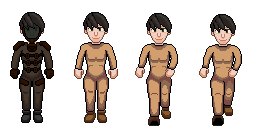
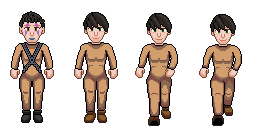
The second (256, 128) image is a revision of the first. Changes to its layers:
added layer "PonyHair" in group "standing" over [19, 11, 45, 28]
added layer "head 2" in group "standing" over [19, 14, 45, 44]
renamed "body_brightviolett" to "gurt", showed it, moved it above "BlackHair", painted on it over [10, 42, 54, 110]
renamed "OldHair" to "BlackHair", hid it over [19, 12, 45, 32]
renamed "head copy #2" to "head 1", hid it, moved it above "stranger", painted on it over [20, 13, 44, 46]
moved "mask_glas" into group "stranger" over [24, 23, 40, 38]
renamed "maskEquipment copy #1" to "stranger_equipment", moved it into group "stranger" over [10, 20, 54, 86]
renamed "body_brown" to "stranger_body", moved it into group "stranger" over [10, 42, 54, 110]
showed "body_orange", painted on it over [10, 42, 54, 110]
